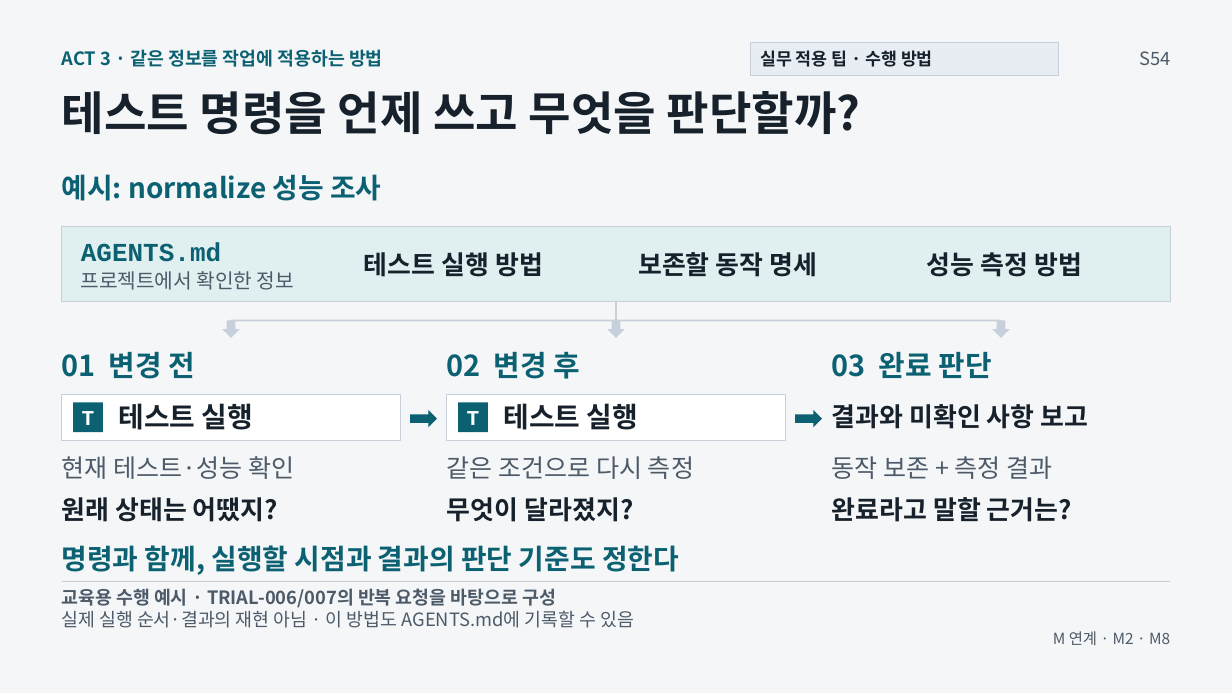
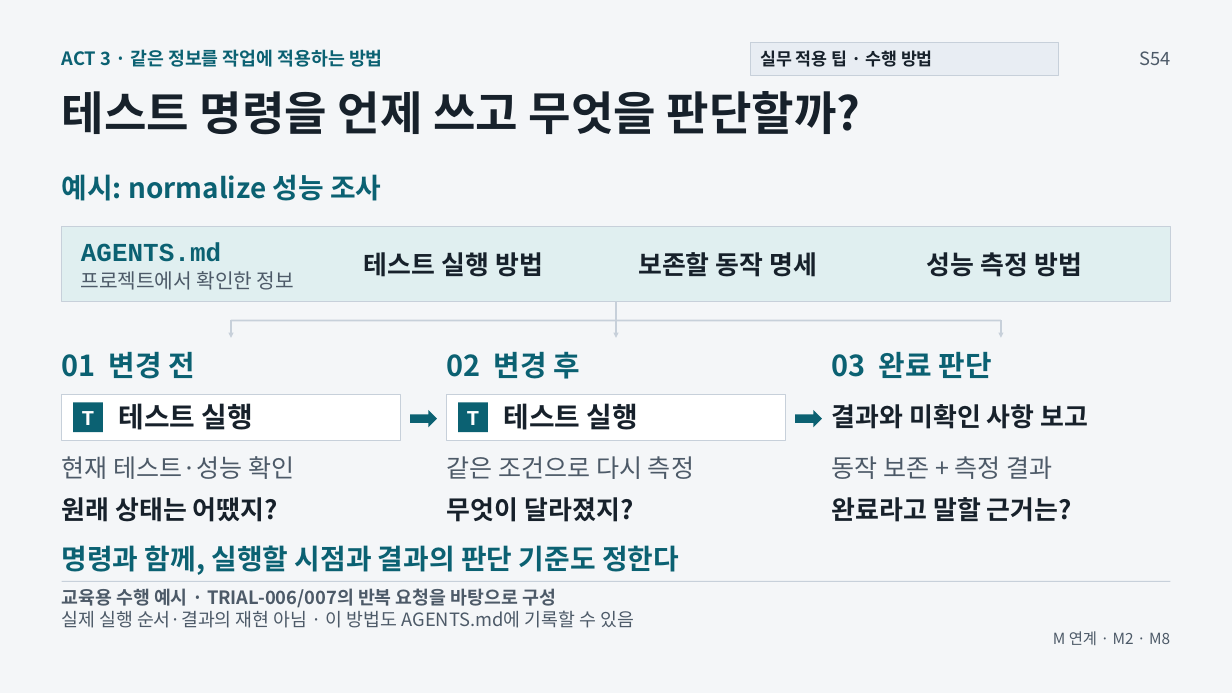
Before and after one commit to GideokKim/ai-dev-training, a slide deck: slide 54 of production/AI_Dev_Training_Full.pptx. Drawn at 1232x693 pixels with LibreOffice and Linux fonts; fonts in the diff are those of the drawing. Boxes give left, top, right and bottom in pixels: in the first picture for what was removed or moved away, otherwise in the second. Text is boxed around its words. In the diff, an @@ line names an element or a change of style, - is before the commit and + after.

```diff
--- a/production/AI_Dev_Training_Full.pptx
+++ b/production/AI_Dev_Training_Full.pptx
@@ down arrow removed at (223, 321, 240, 338) @@
@@ arrow added from (231, 321) to (231, 338), #C7D0DA 1.5 pt @@
@@ down arrow removed at (607, 321, 625, 338) @@
@@ arrow added from (616, 321) to (616, 338), #C7D0DA 1.5 pt @@
@@ down arrow removed at (993, 321, 1010, 338) @@
@@ arrow added from (1001, 321) to (1001, 338), #C7D0DA 1.5 pt @@
```
Also in this commit, not shown: 15 other files.
